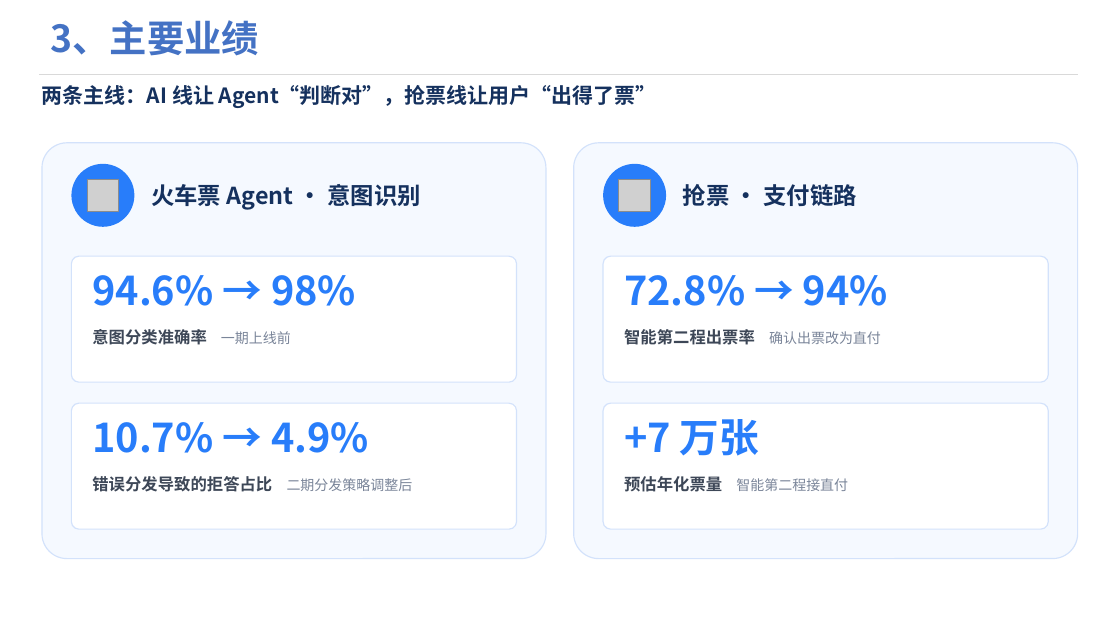
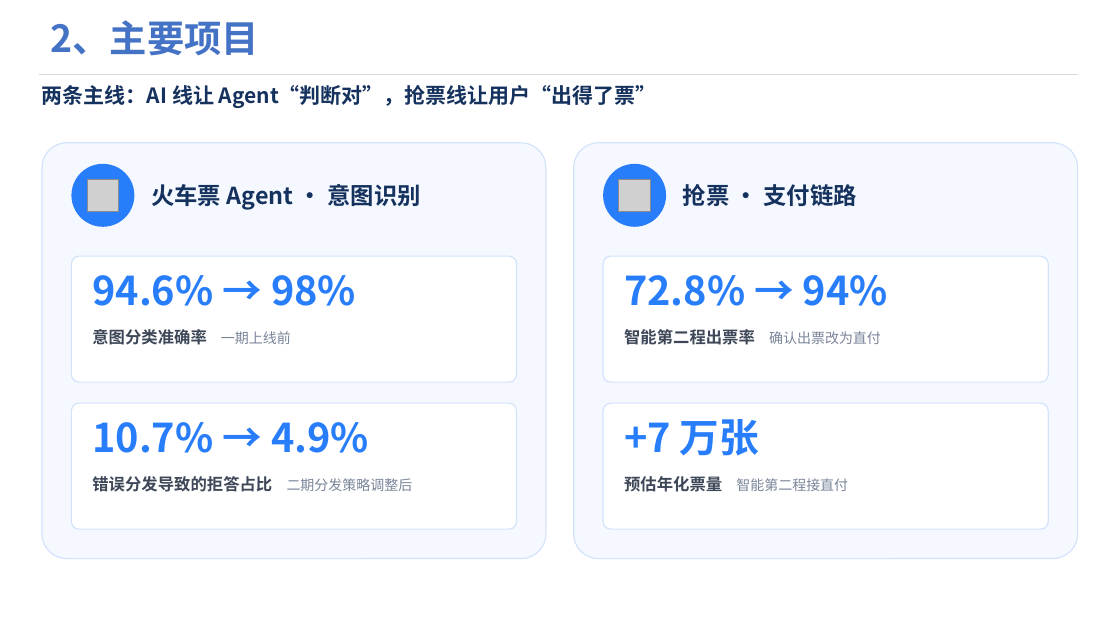
Before and after one commit to Wennie006/AI-myself, a slide deck: slide 4 of 答辩PPT.pptx (slide 5 before the commit). Drawn at 1120x630 pixels with LibreOffice and Linux fonts; fonts in the diff are those of the drawing; grey boxes stand for pictures; background and template pictures are left out. Boxes give left, top, right and bottom in pixels: in the first picture for what was removed or moved away, otherwise in the second. Text is boxed around its words. In the diff, an @@ line names an element or a change of style, - is before the commit and + after.

```diff
--- a/答辩PPT.pptx
+++ b/答辩PPT.pptx
@@ text at [50,20,259,56]: text changed @@
-3、主要业绩
+2、主要项目
```
Also in this commit, not shown: 9 other slides changed, 1 slide removed.
